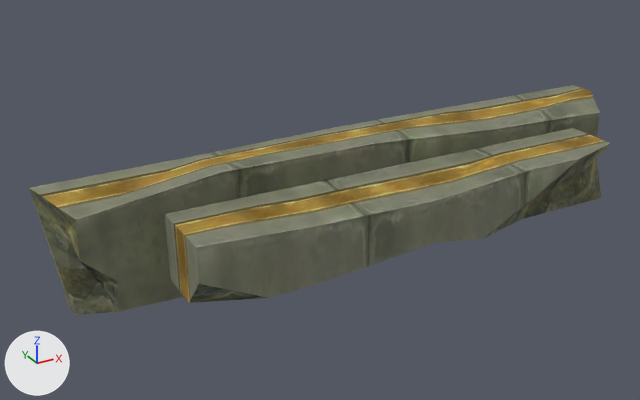
What one commit did to the OBJ model sceneobjs/xila_yewai_45/xila_yewai_45_dashendian/xila_yewai_45_dashendian_04.obj.
Camera for both pictures: a camera (50 mm lens) standing at (-150.0, -250.0, 120.0) and looking at (-19.0, -12.0, 1.0). Lighting does not change. The marker at lower left points along +X, +Y and +Z. Where no turn or scale is listed for an object, it has been applied to the vertices.

Objects in the first picture: 'xila_yewai_45_dashendian_04'.
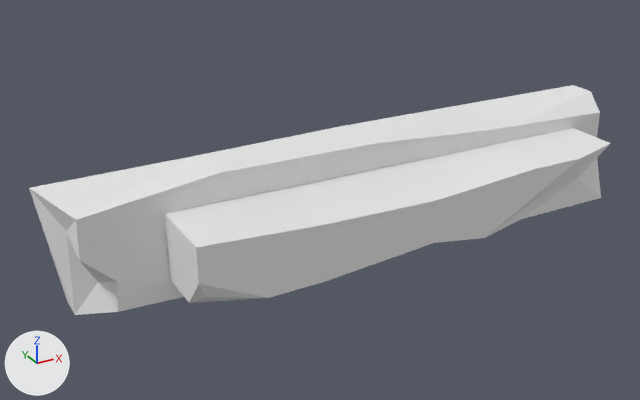
Pixel boxes (x1, y1, x2, y2) of what changed, in the pictures (640 x 400 px):
'xila_yewai_45_dashendian_04', recoloured
    both: (29, 85, 611, 315)

Patch to the scene script:
```diff
--- a/sceneobjs/xila_yewai_45/xila_yewai_45_dashendian/xila_yewai_45_dashendian_04.obj.py
+++ b/sceneobjs/xila_yewai_45/xila_yewai_45_dashendian/xila_yewai_45_dashendian_04.obj.py
@@ mat_material_1_1 @@
+mat_material_1_1 = principled_material('material_1')
+mat_material_1_1.base_color = (0.8, 0.8, 0.8)  # white #e7e7e7
+mat_material_1_1.roughness = 1.0
@@ me_xila_yewai_45_dashendian_04 @@
 me_xila_yewai_45_dashendian_04.from_pydata(...)  # 58 vertices, 100 faces; spans x -109.0..109.0, y -45.0..0.0, z -21.0..21.0
-me_xila_yewai_45_dashendian_04.materials.append(mat_material_1)  # picture img_xila_yewai_45_dashendian_05_png
+me_xila_yewai_45_dashendian_04.materials.append(mat_material_1_1)  # white #e7e7e7
```
